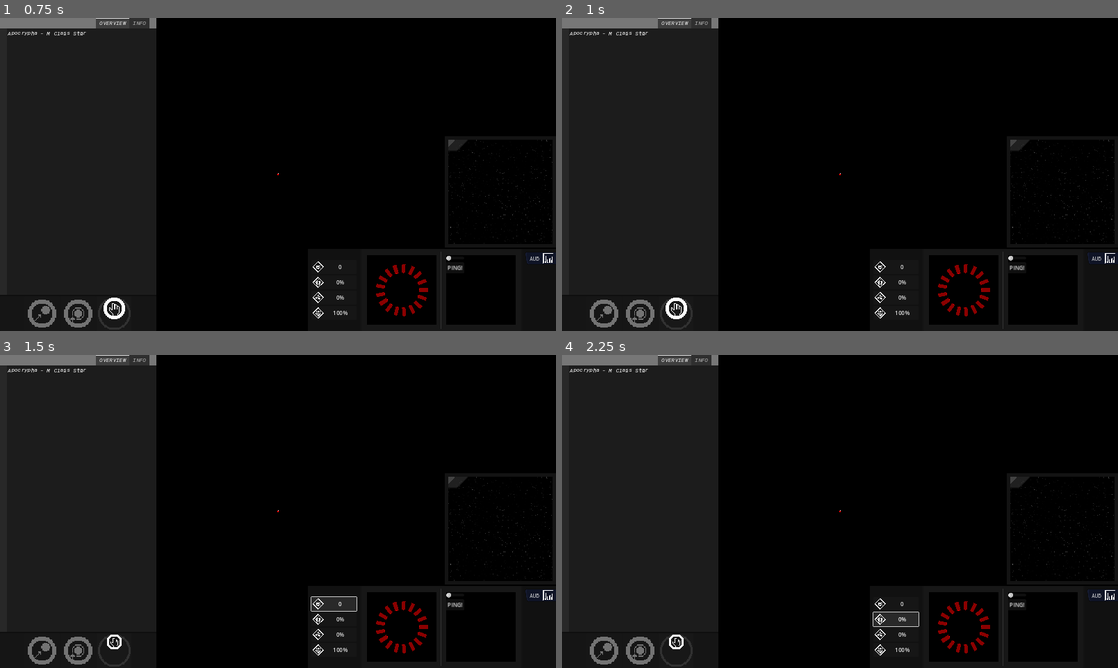
Above: before the commit, frames 1-4 (two rows, left to right).
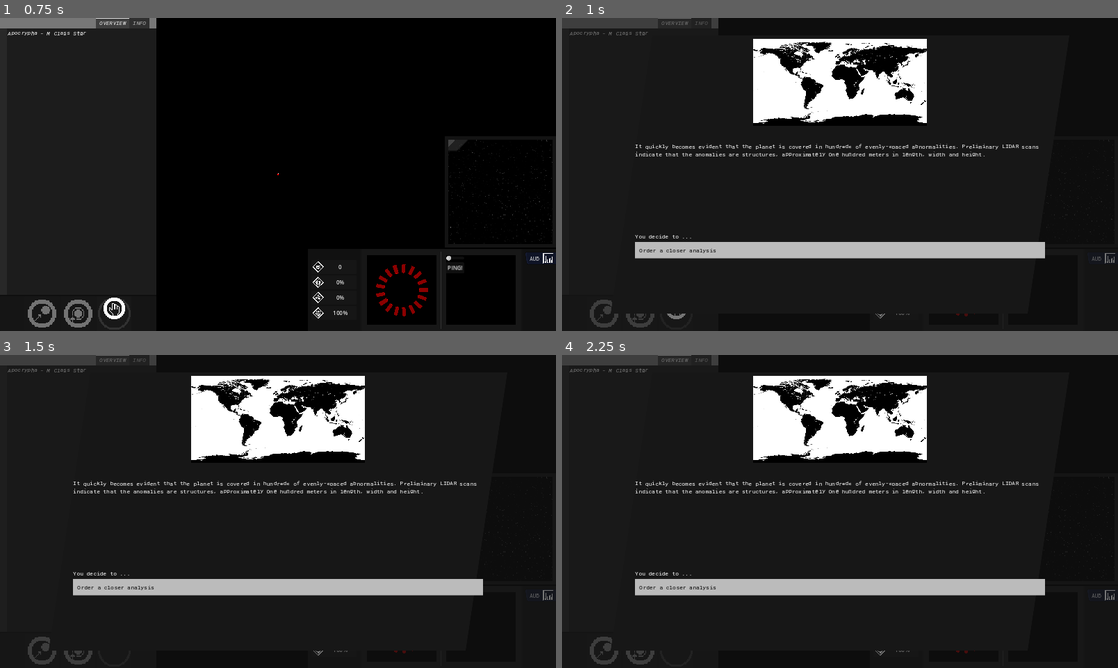
Above: after the commit, the same moments.

Repository: KermitGodFrog/Stellar-Cartography
Game: Godot game, scene res://Scenes/Game Master/gameMaster.tscn
Same seed, same stepped clock (60 frames per second), same inputs: the game is played once before the commit and once after it. Sound files missing from this copy of the repository are replaced by a short silence.
Inputs (mouse positions are in pixels of both pictures, inside the frame that each line leads up to):
- Up to frame 1 (0.75 s): click (116, 312) at 0.5 s
- Up to frame 2 (1 s): no input
- Up to frame 3 (1.5 s): click (333, 605) at 1.25 s, where only the run before the commit has a clickable "0"
- Up to frame 4 (2.25 s): click (895, 617) at 2 s, where only the run before the commit has a clickable "0%"

Frame 1 is identical in both runs. In frame 2, 13% of the frame differs, in the area x 0-100%, y 0-99%; in frame 3, 13%; in frame 4, 13%.

Commit message:
Methods to handle killing characters and removing/adding hull stress.

Diff:
--- a/Data/Dialogue/dialogueManager.gd
+++ b/Data/Dialogue/dialogueManager.gd
@@ -2,6 +2,9 @@
 
 signal onCloseDialog(with_return_state)
 signal addPlayerValue(amount: int)
+signal addPlayerHullStress(amount: int)
+signal removePlayerHullStress(amount: int)
+signal killCharacterWithOccupation(occupation: characterAPI.OCCUPATIONS)
 
 var dialogue_memory: Dictionary #memory that is added by any query, and is always accessible indefinitely unless a timeout is specified
 var tree_access_memory: Dictionary #memory that is explicitely added by a query via add_tree_access() - is added to any query until the dialog is closed
@@ -9,6 +12,8 @@
 
 #for populating query data
 var player: playerAPI
+var character_lookup_dictionary: Dictionary = {}
+
 var rules: Array[responseRule] = []
 enum POINTERS {RULE, CRITERIA, APPLY_FACTS, TRIGGER_FUNCTIONS, TRIGGER_RULES, QUERY_ALL_CONCEPT, QUERY_BEST_CONCEPT, OPTIONS, TEXT}
 
@@ -326,5 +331,22 @@
 
 func addValueWithFlair(amount: int):
 	emit_signal("addPlayerValue", amount)
-	dialogue.add_text(str("[color=green] (Gained ", amount, "c in data value) [/color]"))
-	pass
+	dialogue.add_text(str("[color=green] (Gained ", amount, " nanites in data value) [/color]"))
+	pass
+
+func addHullStressWithFlair(amount: int):
+	emit_signal("addPlayerHullStress", amount)
+	dialogue.add_text(str("[color=red] (Plus ", amount, "% hull stress) [/color]"))
+	pass
+
+func removeHullStressWithFlair(amount: int):
+	emit_signal("removePlayerHullStress", amount)
+	dialogue.add_text(str("[color=green] (Minus ", amount, "% hull stress) [/color]"))
+	pass
+
+func killCharacterWithFlair(occupation: characterAPI.OCCUPATIONS):
+	emit_signal("killCharacterWithOccupation", occupation)
+	print(character_lookup_dictionary)
+	var lookup = character_lookup_dictionary.get(occupation, " ")
+	dialogue.add_text(str("[color=red] (", characterAPI.OCCUPATIONS.find_key(occupation).replace("_", " "), " ", lookup, " is dead) [/color]"))
+	pass
--- a/Scenes/Game/game.gd
+++ b/Scenes/Game/game.gd
@@ -38,6 +38,9 @@
 	system_map.connect("audioVisualizerPopup", _on_audio_visualizer_popup)
 
 	dialogue_manager.connect("addPlayerValue", _on_add_player_value)
+	dialogue_manager.connect("addPlayerHullStress", _on_add_player_hull_stress)
+	dialogue_manager.connect("removePlayerHullStress", _on_remove_player_hull_stress)
+	dialogue_manager.connect("killCharacterWithOccupation", _on_kill_character_with_occupation)
 	#var error = game_data.loadWorld()
 	#if error is worldAPI:
 		#print("SAVE FILE LOADED")
@@ -63,6 +66,9 @@
 	world.player.chief_engineer = load("res://Data/Characters/jiya.tres")
 	world.player.security_officer = load("res://Data/Characters/walker.tres")
 	world.player.medical_officer = load("res://Data/Characters/febris.tres")
+	for character in [world.player.first_officer, world.player.chief_engineer, world.player.security_officer, world.player.medical_officer, world.player.linguist, world.player.historian]:
+		if character:
+			dialogue_manager.character_lookup_dictionary[character.current_occupation] = character.display_name
 
 	world.player.connect("orbitingBody", _on_player_orbiting_body)
 	world.player.connect("followingBody", _on_player_following_body)
@@ -90,10 +96,10 @@
 	#new_query.add_tree_access("is_station_inhabited", false)
 	#get_tree().call_group("dialogueManager", "speak", self, new_query)
 
-	#var new_query = responseQuery.new()
-	#new_query.add("concept", "randomPAOpenDialog")
-	#new_query.add_tree_access("planet_classification", "Terran")
-	#get_tree().call_group("dialogueManager", "speak", self, new_query)
+	var new_query = responseQuery.new()
+	new_query.add("concept", "randomPAOpenDialog")
+	new_query.add_tree_access("planet_classification", "Terran")
+	get_tree().call_group("dialogueManager", "speak", self, new_query)
 	pass
 
 func _physics_process(delta):
@@ -410,9 +416,31 @@
 	world.player.addHullStress(amount)
 	pass
 
+func _on_remove_player_hull_stress(amount: int) -> void:
+	world.player.removeHullStress(amount)
+	pass
+
 func _on_player_hull_deterioration_changed(new_value: int) -> void:
 	if new_value == 0:
 		_on_player_death()
+	pass
+
+func _on_kill_character_with_occupation(occupation: characterAPI.OCCUPATIONS) -> void:
+	match occupation:
+		characterAPI.OCCUPATIONS.FIRST_OFFICER:
+			world.player.first_officer.is_alive = false
+		characterAPI.OCCUPATIONS.CHIEF_ENGINEER:
+			world.player.chief_engineer.is_alive = false
+		characterAPI.OCCUPATIONS.SECURITY_OFFICER:
+			world.player.security_officer.is_alive = false
+		characterAPI.OCCUPATIONS.MEDICAL_OFFICER:
+			world.player.medical_officer.is_alive = false
+		characterAPI.OCCUPATIONS.LINGUIST:
+			world.player.linguist.is_alive = false
+		characterAPI.OCCUPATIONS.HISTORIAN:
+			world.player.historian.is_alive = false
+		_:
+			pass
 	pass
 
 
Not shown, changed: Data/Dialogue/rules.txt
Not shown, changed: .DS_Store
